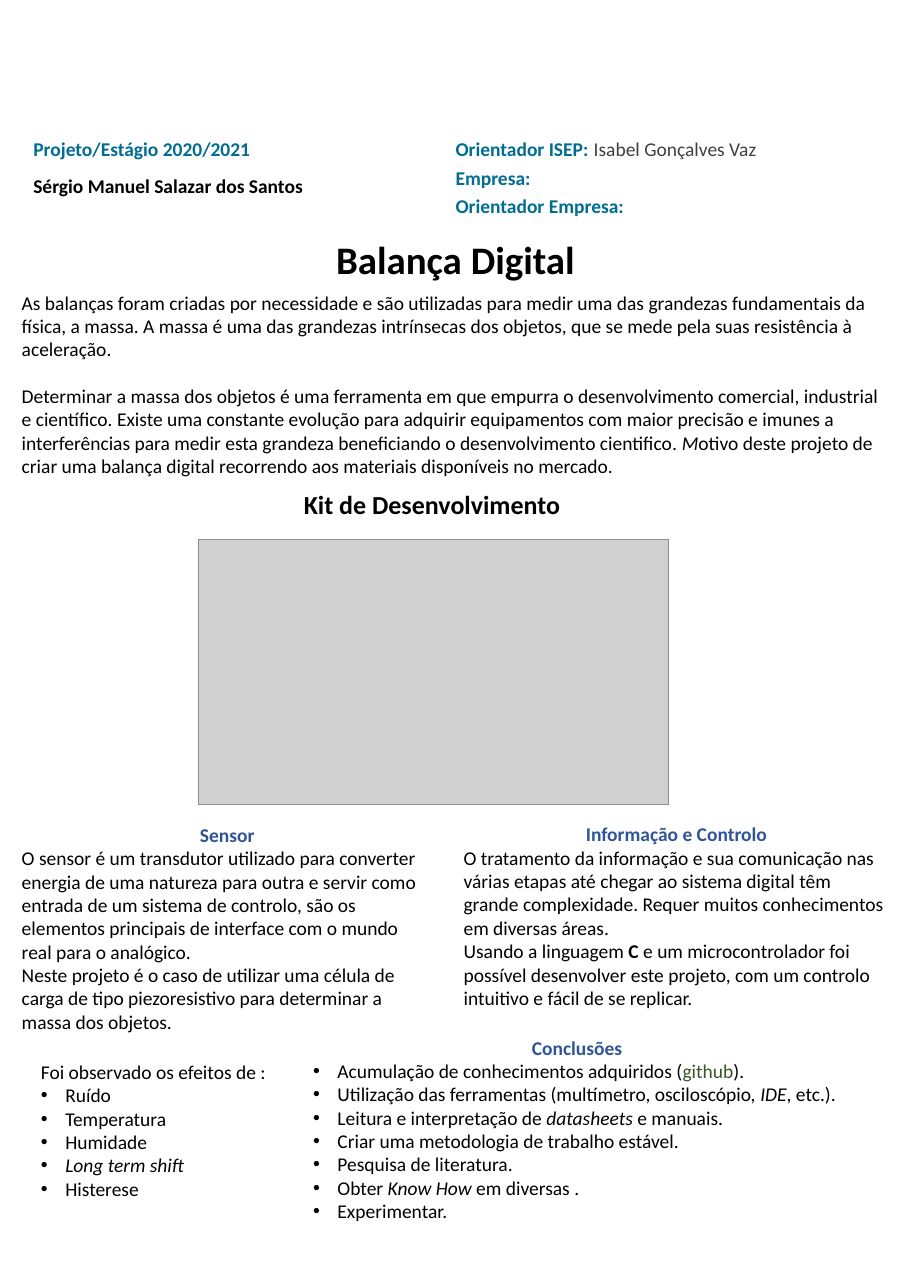
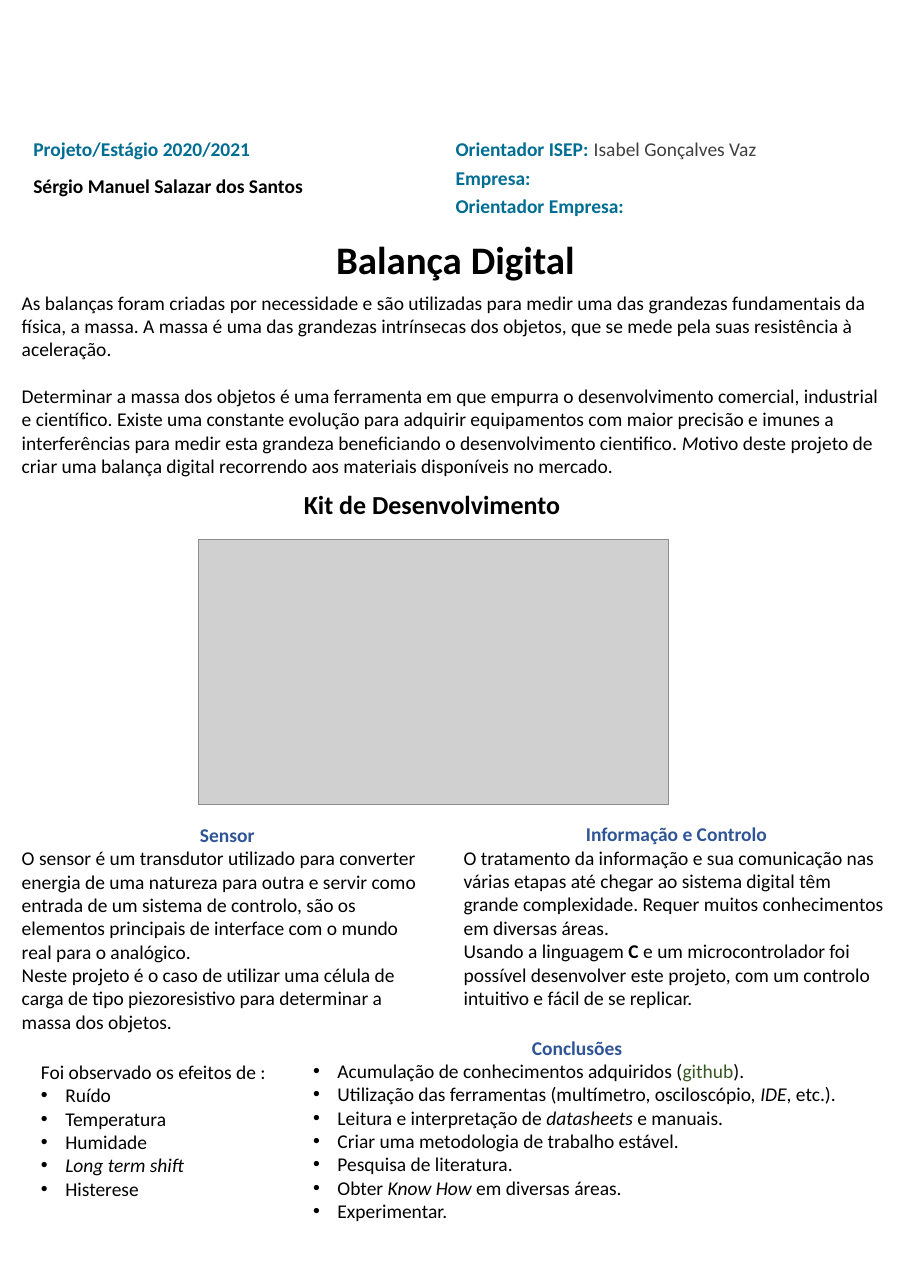
Before and after one commit to sergio1020881/PESTA2021, a slide deck: slide 1 of Zsend/PESTA-POSTER-1020881.pptx. Drawn at 911x1288 pixels with LibreOffice and Linux fonts; fonts in the diff are those of the drawing; grey boxes stand for pictures; background and template pictures are left out. Boxes give left, top, right and bottom in pixels: in the first picture for what was removed or moved away, otherwise in the second. Text is boxed around its words. In the diff, an @@ line names an element or a change of style, - is before the commit and + after.

Commit message:
presentation_2

```diff
--- a/Zsend/PESTA-POSTER-1020881.pptx
+++ b/Zsend/PESTA-POSTER-1020881.pptx
@@ text at (337, 1181, 621, 1195): text changed @@
-• Obter Know How em diversas .
+• Obter Know How em diversas áreas.
```
Also in this commit, not shown: 5 other files.
